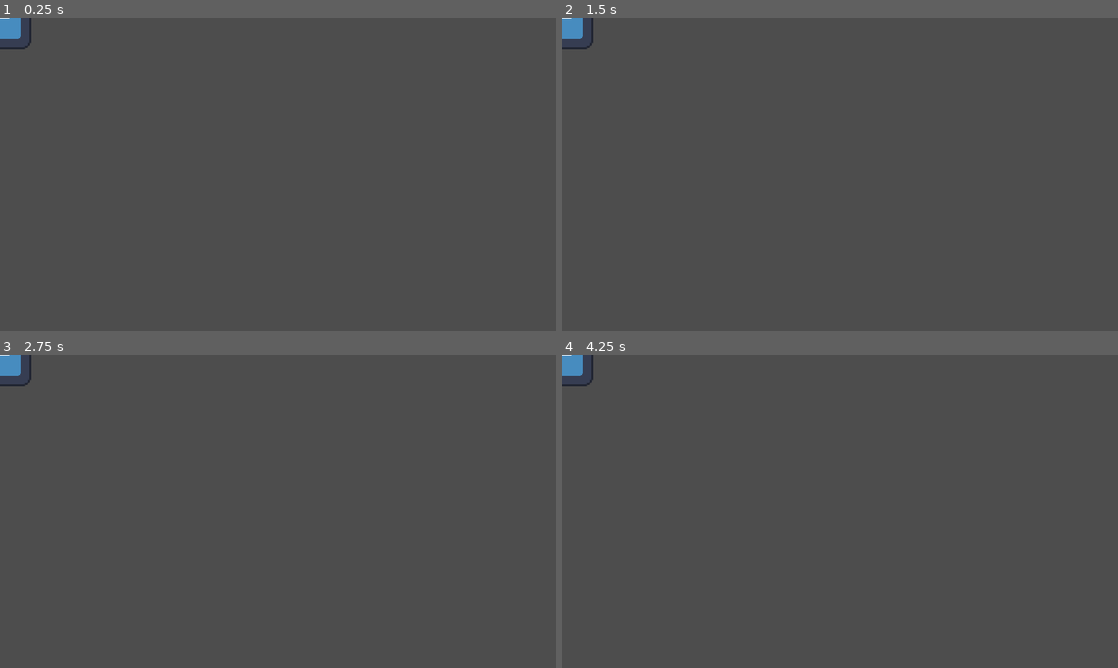
Above: before the commit, frames 1-4 (two rows, left to right).
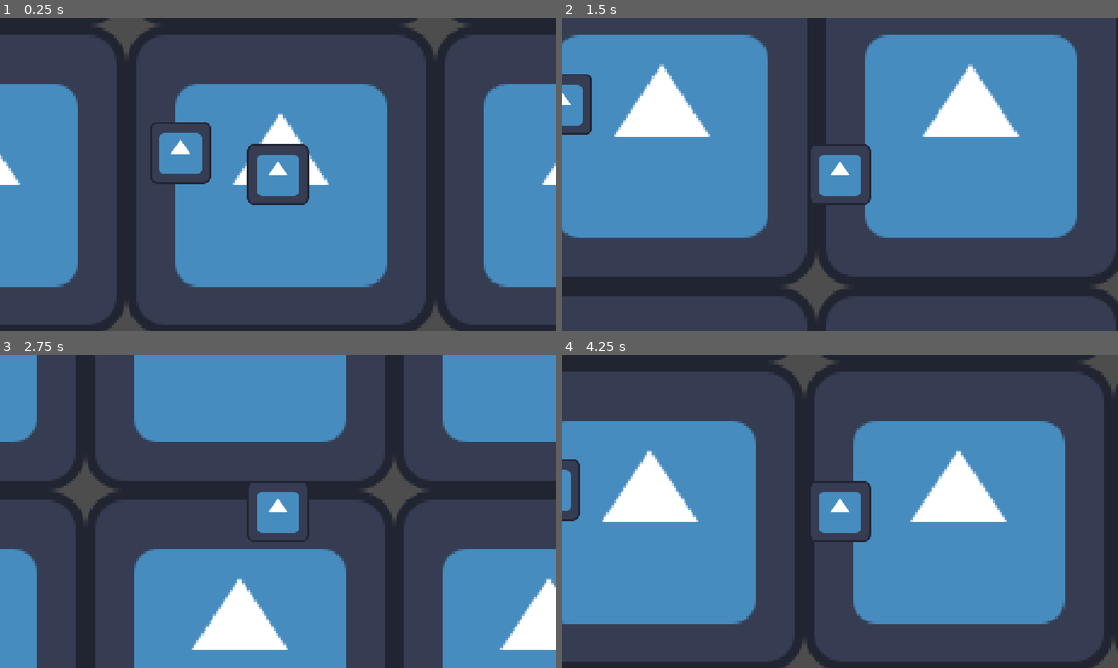
Above: after the commit, the same moments.

Repository: Yatagarasu163/Mini-Jame-Gam-59
Game: Godot game, scene res://Scenes/main_game.tscn
Same seed, same stepped clock (60 frames per second), same inputs: the game is played once before the commit and once after it. Before the commit the project starts from res://Prefabs/player.tscn. The engine's default icon, where the game draws it, is replaced by a stand-in: a white triangle on a blue panel in a dark square.
Inputs:
- Up to frame 1 (0.25 s): no input
- Up to frame 2 (1.5 s): tap Enter at 0.5 s; hold D (move_right) 0.53-1.28 s; hold S (move_down) from 1.28 s (still down)
- Up to frame 3 (2.75 s): release S (move_down) at 2.03 s; hold D (move_right) from 2.03 s (still down)
- Up to frame 4 (4.25 s): release D (move_right) at 2.78 s; hold W (move_up) 2.78-3.53 s; hold A (move_left) from 3.53 s (still down)

The runs differ from the first frame. In frame 1, 54% of the frame differs, in the area x 0-100%, y 0-100%; in frame 2, 58%; in frame 3, 55%; in frame 4, 60%.

Commit message:
spawner donez

Diff:
--- /dev/null
+++ b/Code-y Bits/factory_room.gd
@@ -0,0 +1,11 @@
+extends Node2D
+
+
+# Called when the node enters the scene tree for the first time.
+func _ready() -> void:
+	pass # Replace with function body.
+
+
+# Called every frame. 'delta' is the elapsed time since the previous frame.
+func _process(delta: float) -> void:
+	pass
--- /dev/null
+++ b/Code-y Bits/factory_spawner.gd
@@ -0,0 +1,25 @@
+extends Node2D
+class_name factory_spawner
+
+@export var x_size: int = 5
+@export var y_size: int = 5
+@export var factory_room: PackedScene
+@export var x_multiplier: float = 640
+@export var y_multiplier: float = 640
+
+func _ready() -> void:
+	SpawnFactory()
+
+func _process(_delta: float) -> void:
+	pass
+
+func SpawnFactory():
+	var x_diff: int = x_size / 2
+	var y_diff: int = y_size / 2
+	for x in range(x_size):
+		for y in range(y_size):
+			var current_room = factory_room.instantiate()
+			var new_x = x - x_diff
+			var new_y = y - y_diff
+			current_room.position = Vector2(new_x * x_multiplier, new_y * y_multiplier)
+			add_child(current_room)
--- a/Code-y Bits/player_script.gd
+++ b/Code-y Bits/player_script.gd
@@ -1,11 +1,11 @@
 extends CharacterBody2D
 
-@export var _speed: float
+@export var _speed: float = 500.0
 
-var _tomato_fresh: int
-var _tomato_cut: int
-var _tomato_cooked: int
-var _tomato_bottled: int
+var _tomato_fresh: int = 0
+var _tomato_cut: int = 0
+var _tomato_cooked: int = 0
+var _tomato_bottled: int = 0
 
 func _physics_process(_delta: float) -> void:
 	var direction := Input.get_vector("move_left", "move_right", "move_up", "move_down")
--- a/Prefabs/factory_room.tscn
+++ b/Prefabs/factory_room.tscn
@@ -1,12 +1,11 @@
 [gd_scene format=3 uid="uid://optjhhdpek3c"]
 
+[ext_resource type="Script" uid="uid://bccd1dirt4kia" path="res://Code-y Bits/factory_room.gd" id="1_1daii"]
 [ext_resource type="Texture2D" uid="uid://dkeri6jbh726r" path="res://Sprites and Shid/icon.svg" id="1_dhrwc"]
 
 [node name="Factory Room" type="Node2D" unique_id=156863892]
-
-[node name="Camera2D" type="Camera2D" parent="." unique_id=898764783]
+script = ExtResource("1_1daii")
 
 [node name="Sprite2D" type="Sprite2D" parent="." unique_id=2145963005]
-position = Vector2(0, 1.5000057)
-scale = Vector2(8.953125, 5.0234375)
+scale = Vector2(5, 5)
 texture = ExtResource("1_dhrwc")
--- a/Prefabs/player.tscn
+++ b/Prefabs/player.tscn
@@ -13,3 +13,5 @@
 
 [node name="Sprite2D" type="Sprite2D" parent="." unique_id=1345090974]
 texture = ExtResource("2_5wxv7")
+
+[node name="Camera2D" type="Camera2D" parent="." unique_id=65481844]
--- /dev/null
+++ b/Scenes/main_game.tscn
@@ -0,0 +1,19 @@
+[gd_scene format=3 uid="uid://wvrul5mdgnfg"]
+
+[ext_resource type="Script" uid="uid://bgovbshf1om1s" path="res://Code-y Bits/factory_spawner.gd" id="1_l756w"]
+[ext_resource type="PackedScene" uid="uid://optjhhdpek3c" path="res://Prefabs/factory_room.tscn" id="2_pu3va"]
+[ext_resource type="PackedScene" uid="uid://dytw8ksyhuym" path="res://Prefabs/player.tscn" id="3_0e3vx"]
+[ext_resource type="Texture2D" uid="uid://dkeri6jbh726r" path="res://Sprites and Shid/icon.svg" id="4_6j5ir"]
+
+[node name="Main Game" type="Node2D" unique_id=425826221]
+
+[node name="Factory Spawner" type="Node2D" parent="." unique_id=65925981]
+script = ExtResource("1_l756w")
+factory_room = ExtResource("2_pu3va")
+
+[node name="Player" parent="." unique_id=1723161328 instance=ExtResource("3_0e3vx")]
+position = Vector2(-6, -12)
+
+[node name="Icon" type="Sprite2D" parent="." unique_id=1199589798]
+position = Vector2(-208, -57)
+texture = ExtResource("4_6j5ir")
--- a/project.godot
+++ b/project.godot
@@ -11,7 +11,7 @@
 [application]
 
 config/name="Mini Jame Gam 59"
-run/main_scene="uid://dytw8ksyhuym"
+run/main_scene="uid://wvrul5mdgnfg"
 config/features=PackedStringArray("4.7", "Forward Plus")
 config/icon="res://Sprites and Shid/icon.svg"
 
Not shown, added: Code-y Bits/factory_room.gd.uid
Not shown, added: Code-y Bits/factory_spawner.gd.uid
